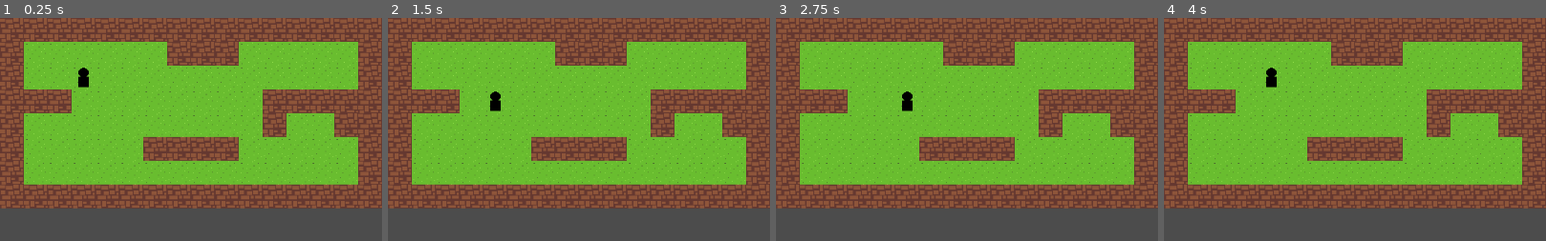
Above: before the commit, frames 1-4 (left to right).
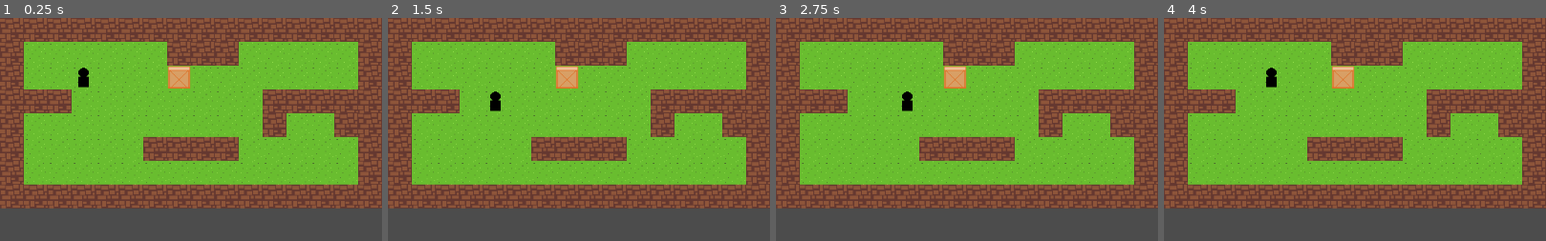
Above: after the commit, the same moments.

Repository: refeals/sokoban-godot-firebase
Game: Godot game, scene res://scenes/Level.tscn
The game is run twice, just before and just after one commit, with the same random seed, the same clock (stepped at 60 frames per second) and the same inputs.
Inputs:
- Up to frame 1 (0.25 s): no input
- Up to frame 2 (1.5 s): tap Enter at 0.5 s; hold Right (ui_right) 0.53-1.28 s; tap Space at 1.25 s; hold Down (ui_down) from 1.28 s (still down)
- Up to frame 3 (2.75 s): tap Enter at 2 s; release Down (ui_down) at 2.03 s; hold Right (ui_right) from 2.03 s (still down)
- Up to frame 4 (4 s): tap Space at 2.75 s; release Right (ui_right) at 2.78 s; hold Up (ui_up) 2.78-3.53 s; tap Enter at 3.5 s; hold Left (ui_left) from 3.53 s (still down)
The pictures show only the part of the screen within x 0-50%, y 0-50%; the shares and areas given below are measured in that part.

The runs differ from the first frame. In frame 1, 0.6% of the frame differs, in the area x 44-50%, y 21-32%; in frame 2, 0.6%; in frame 3, 0.6%; in frame 4, 0.6%.

Commit message:
feat: add box movement by player

Diff:
--- a/scenes/Box.tscn
+++ b/scenes/Box.tscn
@@ -1,18 +1,20 @@
-[gd_scene load_steps=3 format=2]
+[gd_scene load_steps=4 format=2]
 
 [ext_resource path="res://assets/sprites/sokoban_spritesheet.png" type="Texture" id=1]
+[ext_resource path="res://scripts/Box.gd" type="Script" id=2]
 
 [sub_resource type="RectangleShape2D" id=1]
 extents = Vector2( 16, 16 )
 
 [node name="Box" type="Area2D"]
-
-[node name="CollisionShape2D" type="CollisionShape2D" parent="."]
-position = Vector2( 16, 16 )
-shape = SubResource( 1 )
+script = ExtResource( 2 )
 
 [node name="Sprite" type="Sprite" parent="."]
 position = Vector2( 16, 16 )
 texture = ExtResource( 1 )
 region_enabled = true
 region_rect = Rect2( 32, 0, 32, 32 )
+
+[node name="CollisionShape2D" type="CollisionShape2D" parent="."]
+position = Vector2( 16, 16 )
+shape = SubResource( 1 )
--- a/scenes/Level.tscn
+++ b/scenes/Level.tscn
@@ -1,6 +1,7 @@
-[gd_scene load_steps=3 format=2]
+[gd_scene load_steps=4 format=2]
 
 [ext_resource path="res://scenes/Player.tscn" type="PackedScene" id=1]
+[ext_resource path="res://scenes/Box.tscn" type="PackedScene" id=2]
 [ext_resource path="res://scenes/TileMap.tscn" type="PackedScene" id=3]
 
 [node name="Level" type="Node2D"]
@@ -8,5 +9,10 @@
 [node name="TileMap" parent="." instance=ExtResource( 3 )]
 tile_data = PoolIntArray( 0, 0, 0, 1, 0, 0, 2, 0, 0, 3, 0, 0, 4, 0, 0, 5, 0, 0, 6, 0, 0, 7, 0, 0, 8, 0, 0, 9, 0, 0, 10, …(1609 unchanged characters)…
 
+[node name="LevelObjs" type="Node2D" parent="."]
+
+[node name="Box" parent="LevelObjs" instance=ExtResource( 2 )]
+position = Vector2( 224, 64 )
+
 [node name="Player" parent="." instance=ExtResource( 1 )]
 position = Vector2( 96, 64 )
--- a/scenes/Player.tscn
+++ b/scenes/Player.tscn
@@ -18,5 +18,6 @@
 [node name="RayCast2D" type="RayCast2D" parent="."]
 enabled = true
 cast_to = Vector2( 0, 40 )
+collide_with_areas = true
 
 [node name="AnimationPlayer" type="AnimationPlayer" parent="."]
--- /dev/null
+++ b/scripts/Box.gd
@@ -0,0 +1,15 @@
+extends Area2D
+
+var tile_size = 32
+var animation_speed = 20
+
+var inputs = {
+  "ui_right": Vector2.RIGHT,
+  "ui_left": Vector2.LEFT,
+  "ui_up": Vector2.UP,
+  "ui_down": Vector2.DOWN
+}
+
+func createMovement(dir, obj = self):
+  var tween = get_tree().create_tween()
+  tween.tween_property(obj, "position", position + inputs[dir] * tile_size, 1.0 / animation_speed).set_trans(Tween.TRANS_SINE)
--- a/scripts/Player.gd
+++ b/scripts/Player.gd
@@ -30,13 +30,20 @@
   ray.force_raycast_update()
 
   if !ray.is_colliding():
-    # position += inputs[dir] * tile_size
-    var tween = get_tree().create_tween()
-    tween.tween_property(self, "position", position + inputs[dir] * tile_size, 1.0 / animation_speed).set_trans(Tween.TRANS_SINE)
-    moving = true
-    # animPlayer.play(dir)
-    tween.tween_callback(self, 'allowMovement')
-    moving = false
+    createMovement(dir)
+  else:
+    var collider = ray.get_collider()
+    if (collider.name == "Box"):
+      createMovement(dir)
+      collider.createMovement(dir)
+
+func createMovement(dir):
+  var tween = get_tree().create_tween()
+  tween.tween_property(self, "position", position + inputs[dir] * tile_size, 1.0 / animation_speed).set_trans(Tween.TRANS_SINE)
+  moving = true
+  # animPlayer.play(dir)
+  tween.tween_callback(self, 'allowMovement')
+  moving = false
 
 func allowMovement():
   moving = false
